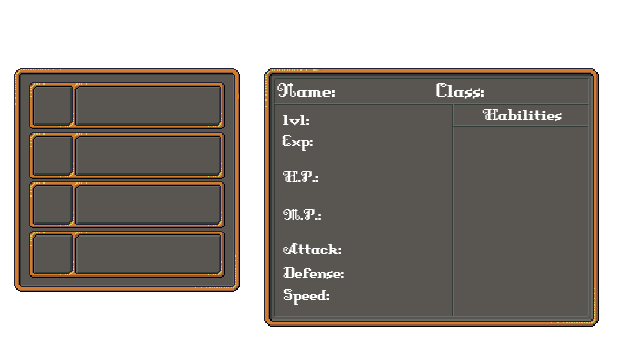
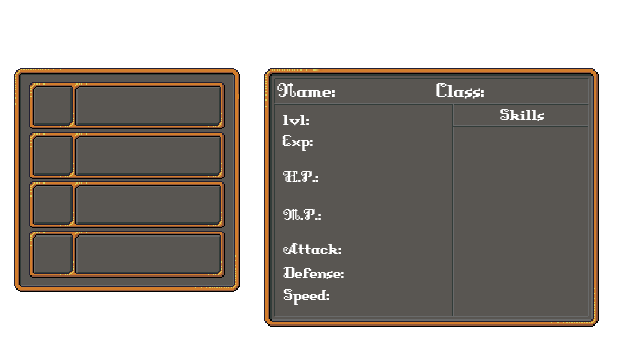
Layered file, before and after one edit (640 x 360). Changes by layer:
renamed "Habilities" to "Skills", painted on it over [482, 109, 562, 121]
